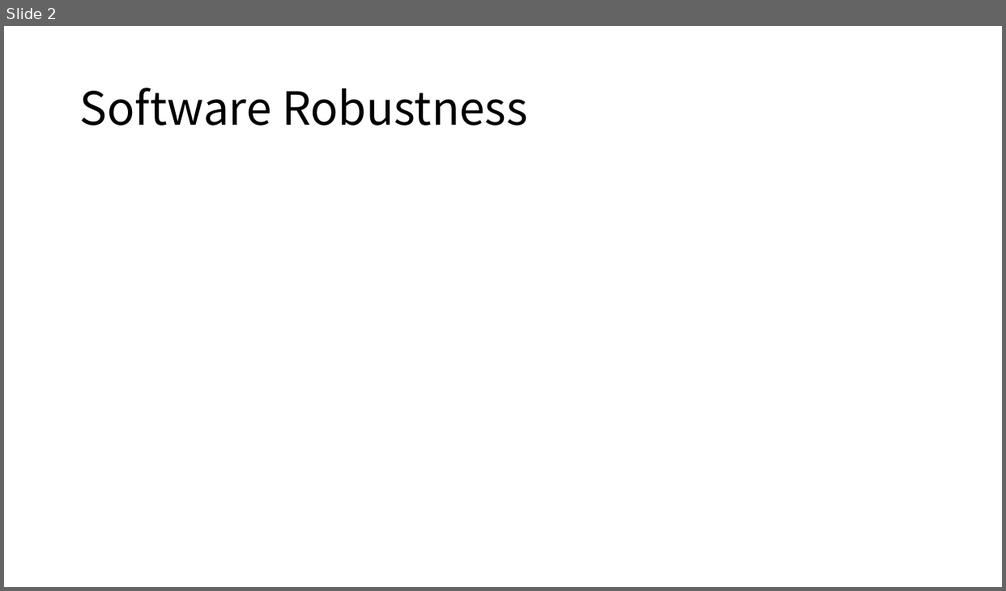
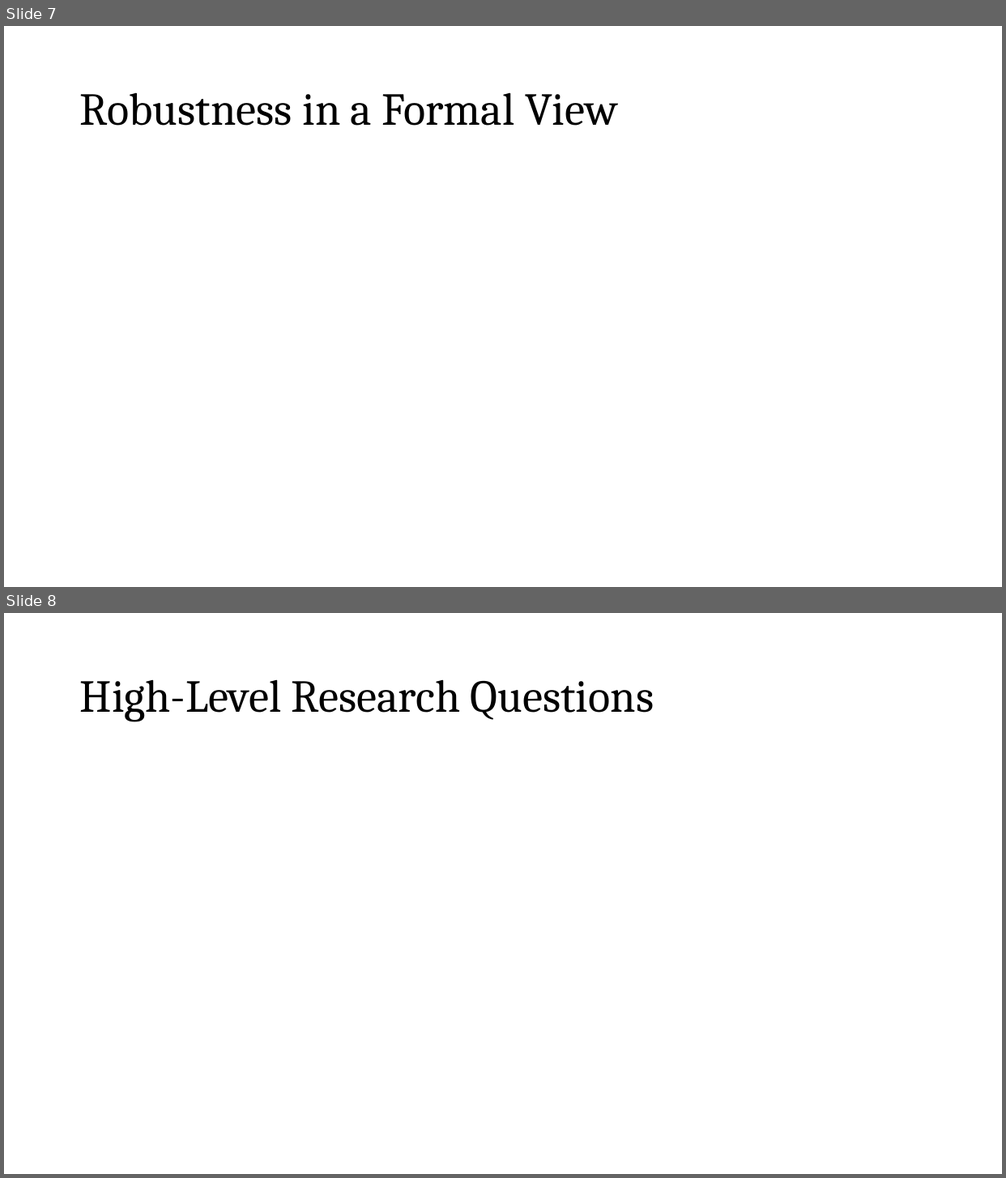
Before and after one commit to SteveZhangBit/SteveZhangBit.github.io, a slide deck: statics/slides/2022-Fall-Research Intro-CJ.pptx. Shown one above the other, each under a label of ours: slide 2 before the commit, slides 7 and 8 after it. The pictures are 1006x591 and 1006x1178 pixels, drawn with LibreOffice and Linux fonts; fonts in the diff are those of the drawing; grey boxes stand for pictures. Boxes give left, top, right and bottom in pixels: in the first picture for what was removed or moved away, otherwise in the second. Text is boxed around its words. In the diff, an @@ line names an element or a change of style, - is before the commit and + after.

Commit message:
Update research intro and practicum talk

```diff
--- a/statics/slides/2022-Fall-Research Intro-CJ.pptx
+++ b/statics/slides/2022-Fall-Research Intro-CJ.pptx
@@ slide 8 added at [4, 613, 1002, 1174], background #FFFFFF @@
@@ title added at [80, 679, 654, 722], 44 pt, text #000000 @@
+High-Level Research Questions
@@ what was slide 2 is now slide 7 @@
@@ slide 7 changed as well @@
@@ title at [80, 92, 618, 126]: text changed; font Noto Sans CJK SC to Cambria @@
-Software Robustness
+Robustness in a Formal View
```
Also in this commit, not shown: 15 other slides changed, 7 other slides added, 2 slides removed, 1 other file.
